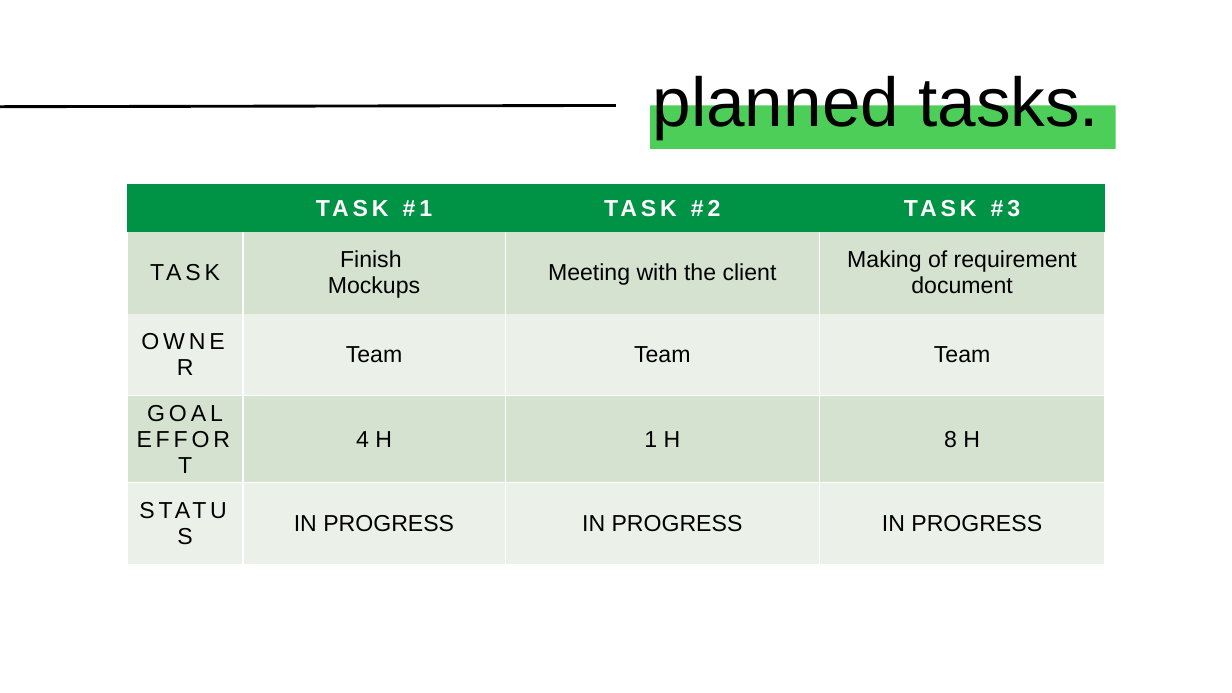
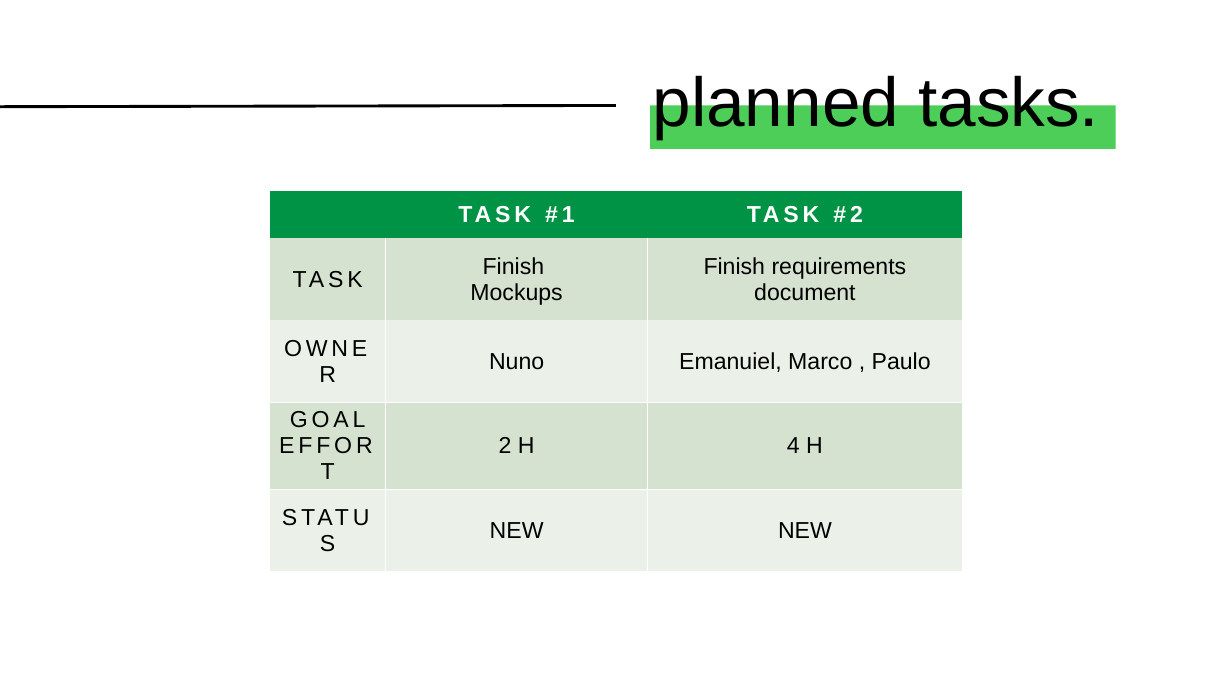
Before and after one commit to carladrim/carladrim.github.io, a slide deck: slide 6 of Sprint 1-Requisitos/Apresentações semanais/Requisitos.pptx. Drawn at 1232x693 pixels with LibreOffice and Linux fonts; fonts in the diff are those of the drawing. Boxes give left, top, right and bottom in pixels: in the first picture for what was removed or moved away, otherwise in the second. Text is boxed around its words. In the diff, an @@ line names an element or a change of style, - is before the commit and + after.

```diff
--- a/Sprint 1-Requisitos/Apresentações semanais/Requisitos.pptx
+++ b/Sprint 1-Requisitos/Apresentações semanais/Requisitos.pptx
@@ table at (x1=270, y1=191, x2=962, y2=567) @@
-column 2: TASK #1 | Finish / Mockups | Team | 4 H | IN PROGRESS
-column 3: TASK #2 | Meeting with the client | Team | 1 H | IN PROGRESS
-column 4: TASK #3 | Making of requirement document | Team | 8 H | IN PROGRESS
+column 2: TASK #1 | Finish / Mockups | Nuno | 2 H | NEW
+column 3: TASK #2 | Finish requirements document | Emanuiel, Marco , Paulo | 4 H | NEW
@@ table resized from (x1=128, y1=185, x2=1105, y2=560) to (x1=270, y1=191, x2=962, y2=567) @@
```
Also in this commit, not shown: 4 other slides changed, 1 slide removed.
